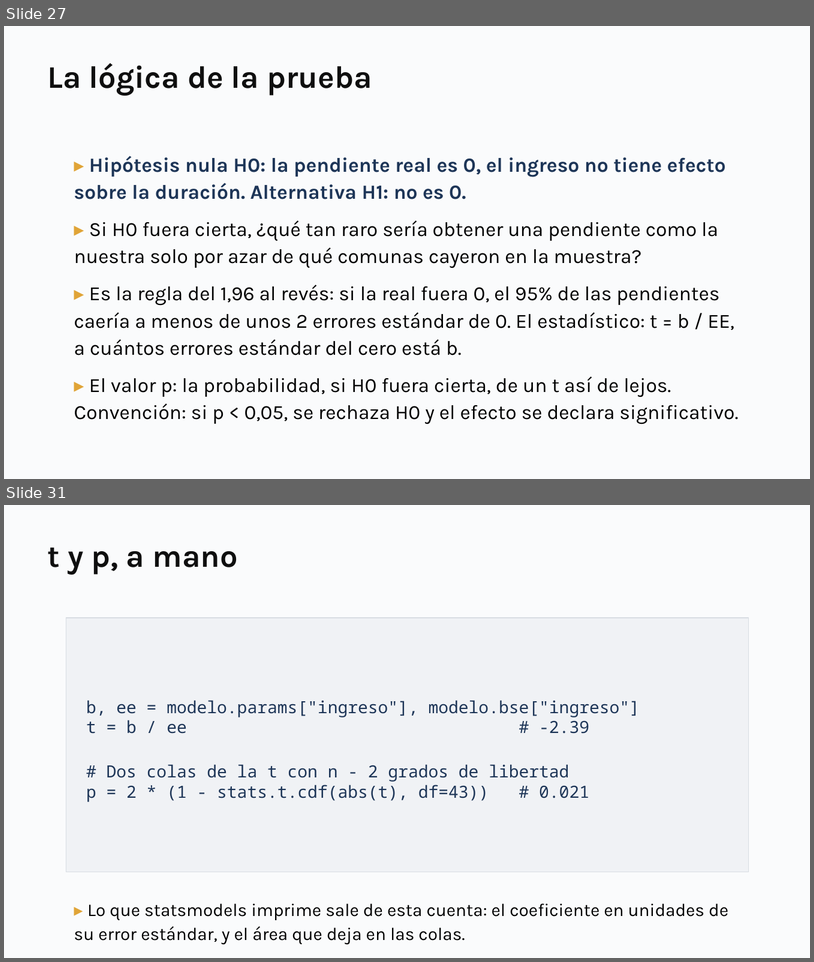
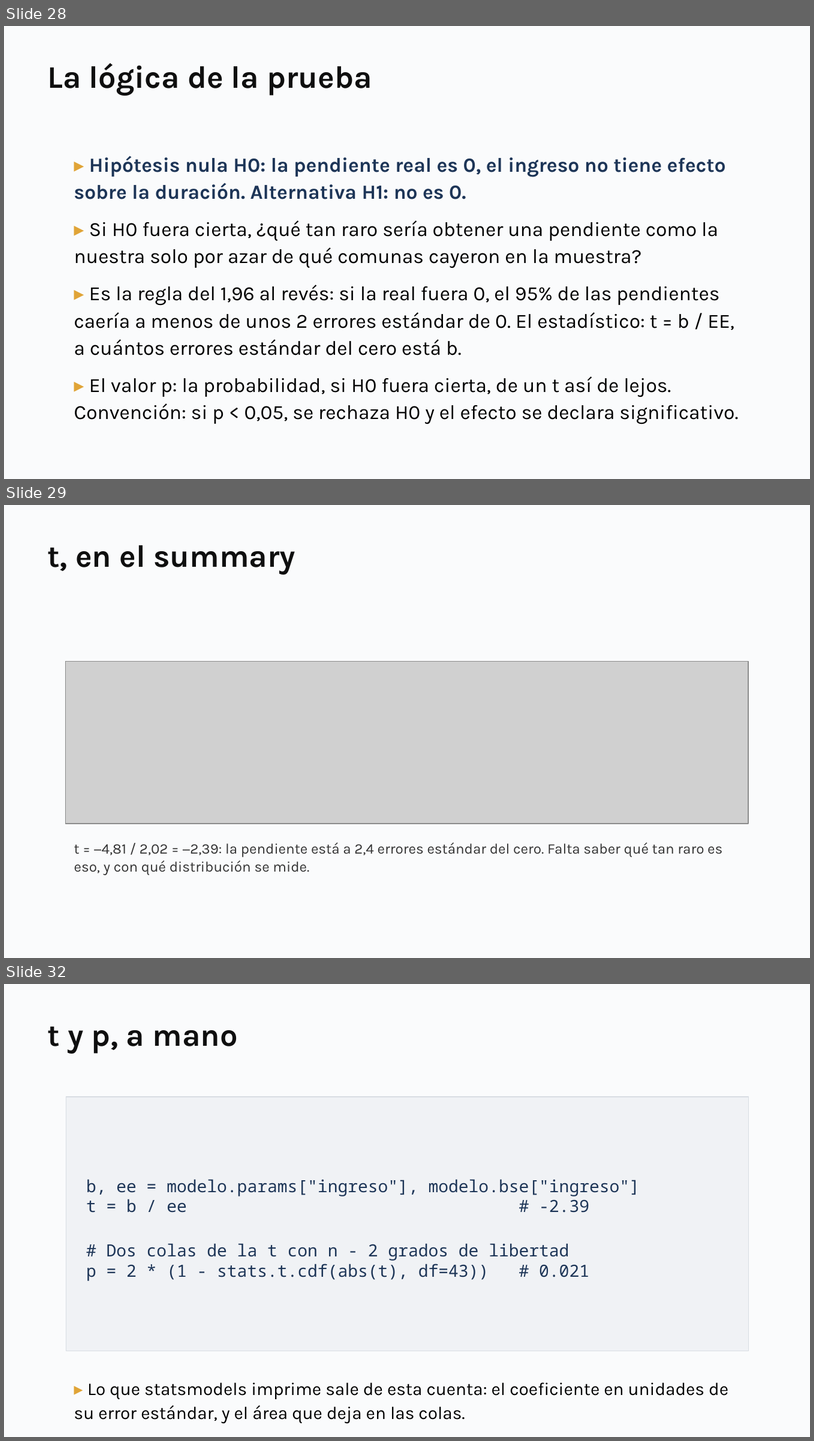
Before and after one commit to daniopitz/diplomado-cdd, a slide deck: presentaciones/clase05_probabilidad_inferencia.pptx. Shown one above the other, each under a label of ours: slides 27 and 31 before the commit, slides 28, 29 and 32 after it; the slides between them are not shown. The pictures are 814x962 and 814x1441 pixels, drawn with LibreOffice and Linux fonts; fonts in the diff are those of the drawing; grey boxes stand for pictures. Boxes give left, top, right and bottom in pixels: in the first picture for what was removed or moved away, otherwise in the second. Text is boxed around its words. In the diff, an @@ line names an element or a change of style, - is before the commit and + after.

```diff
--- a/presentaciones/clase05_probabilidad_inferencia.pptx
+++ b/presentaciones/clase05_probabilidad_inferencia.pptx
@@ slide 29 added at <box>4,505,810,958</box>, background #FFFFFF @@
@@ rectangle added at <box>4,505,810,958</box>, fill #FAFBFC @@
@@ text added at <box>47,545,296,574</box>, 28 pt, text #0F0F0F, bold @@
+t, en el summary
@@ picture added at <box>65,662,749,824</box> @@
@@ text added at <box>74,842,723,875</box>, 13 pt, text #333333 @@
+t = −4,81 / 2,02 = −2,39: la pendiente está a 2,4 errores estándar del cero. Falta saber qué tan raro es eso, y con qué distribución se mide.
@@ what was slide 27 is now slide 28 @@
@@ what was slide 31 is now slide 32 @@
```
Also in this commit, not shown: 34 slides changed, 1 other slide added, 1 other file.
